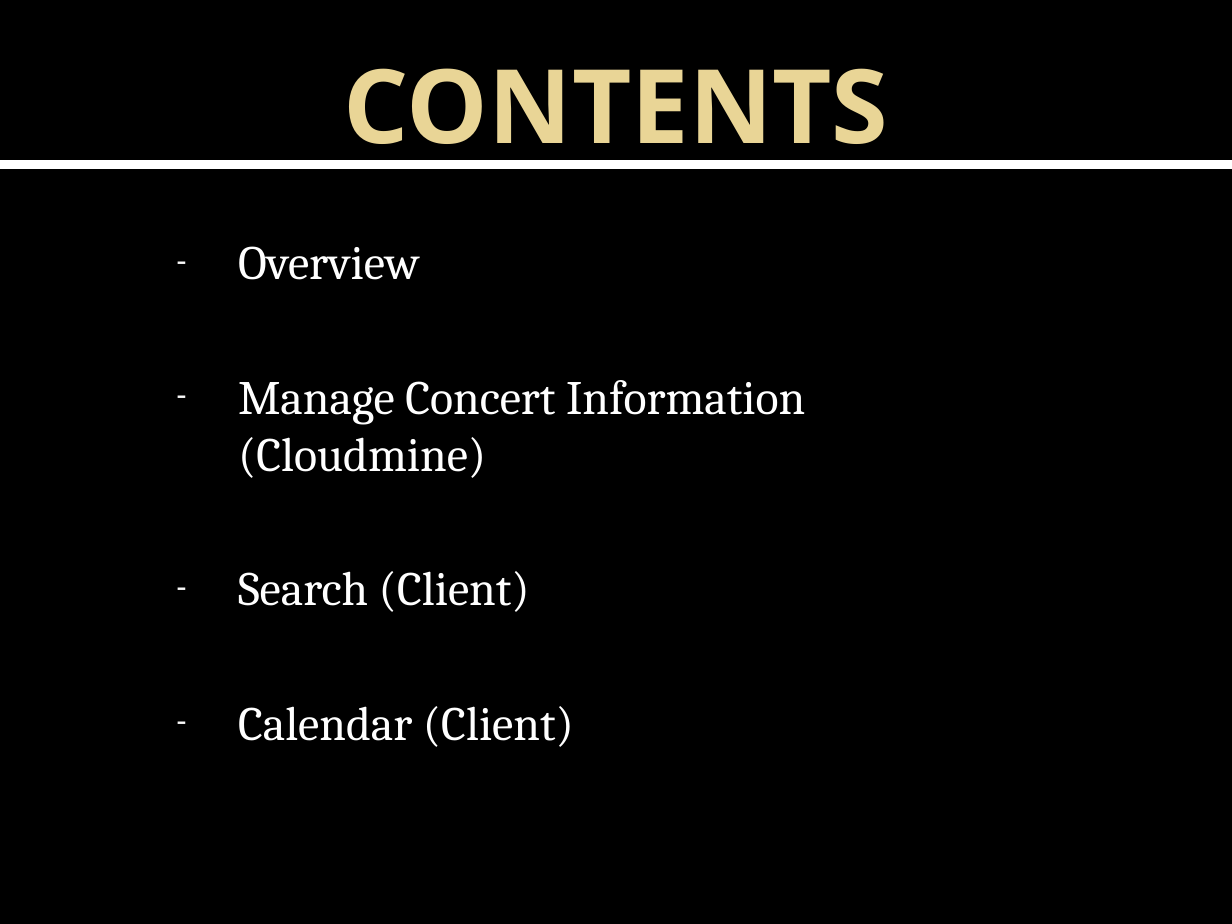
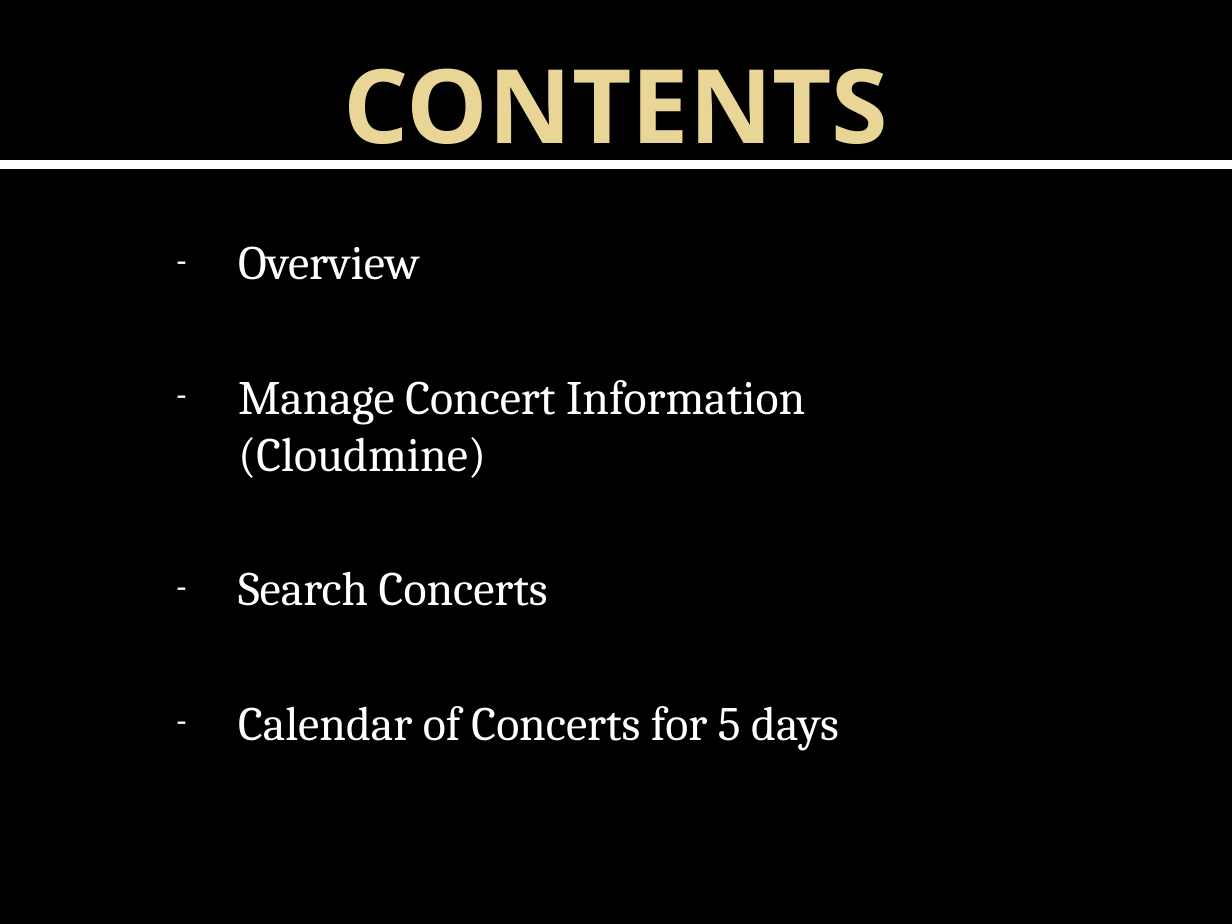
Before and after one commit to times05/Concert_Calendar, a slide deck: slide 2 of Concert Calendar Presentation.pptx. Drawn at 1232x924 pixels with LibreOffice and Linux fonts; fonts in the diff are those of the drawing; background and template pictures are left out. Boxes give left, top, right and bottom in pixels: in the first picture for what was removed or moved away, otherwise in the second. Text is boxed around its words. In the diff, an @@ line names an element or a change of style, - is before the commit and + after.

Commit message:
presentation changes

```diff
--- a/Concert Calendar Presentation.pptx
+++ b/Concert Calendar Presentation.pptx
@@ subtitle at [238,571,839,750]: text changed @@
-– Search (Client)
-– Calendar (Client)
+– Search Concerts
+– Calendar of Concerts for 5 days
```
Also in this commit, not shown: 6 other slides changed, 1 slide added, 2 slides removed.
